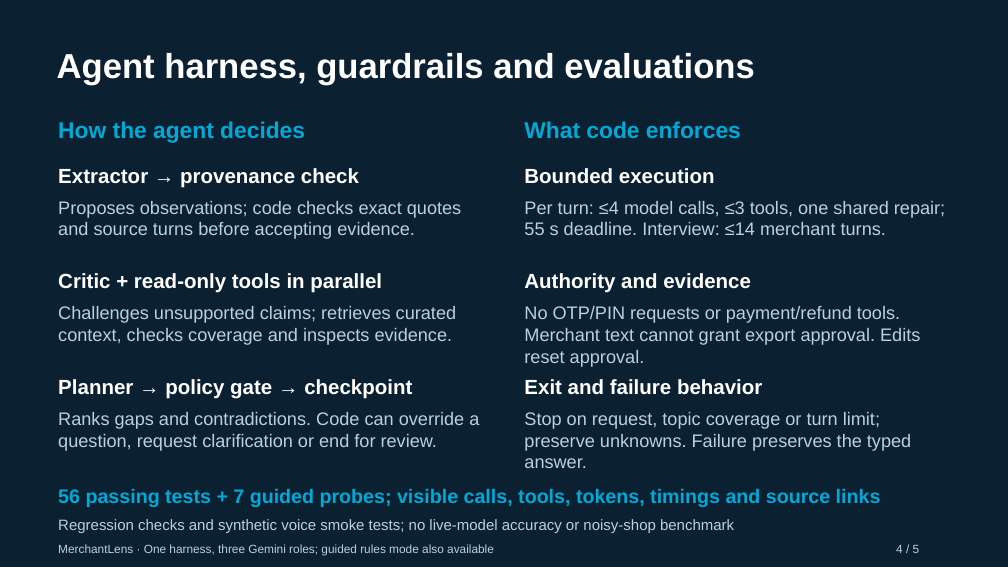
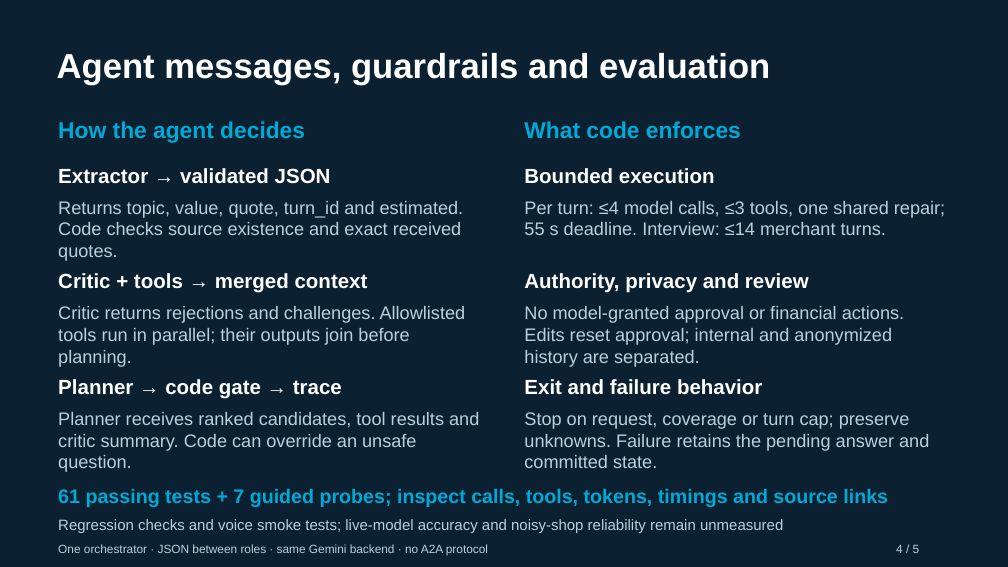
Before and after one commit to gowtham66867/merchantlens-paytm, a slide deck: slide 4 of docs/MerchantLens-Five-Slide-Pitch.pptx. Drawn at 1008x567 pixels with LibreOffice and Linux fonts; fonts in the diff are those of the drawing. Boxes give left, top, right and bottom in pixels: in the first picture for what was removed or moved away, otherwise in the second. Text is boxed around its words. In the diff, an @@ line names an element or a change of style, - is before the commit and + after.

```diff
--- a/docs/MerchantLens-Five-Slide-Pitch.pptx
+++ b/docs/MerchantLens-Five-Slide-Pitch.pptx
@@ text at (x1=57, y1=53, x2=770, y2=85): text changed @@
-Agent harness, guardrails and evaluations
+Agent messages, guardrails and evaluation
@@ text at (x1=58, y1=168, x2=331, y2=184): text changed @@
-Extractor → provenance check
+Extractor → validated JSON
@@ text at (x1=58, y1=201, x2=464, y2=261): text changed @@
-Proposes observations; code checks exact quotes and source turns before accepting evidence.
+Returns topic, value, quote, turn_id and estimated. Code checks source existence and exact received quotes.
@@ text at (x1=58, y1=273, x2=368, y2=293): text changed @@
-Critic + read-only tools in parallel
+Critic + tools → merged context
@@ text at (x1=524, y1=273, x2=809, y2=293): text changed @@
-Authority and evidence
+Authority, privacy and review
@@ text at (x1=58, y1=306, x2=466, y2=367): text changed @@
-Challenges unsupported claims; retrieves curated context, checks coverage and inspects evidence.
+Critic returns rejections and challenges. Allowlisted tools run in parallel; their outputs join before planning.
@@ text at (x1=524, y1=306, x2=904, y2=367): text changed @@
-No OTP/PIN requests or payment/refund tools. Merchant text cannot grant export approval. Edits reset approval.
+No model-granted approval or financial actions. Edits reset approval; internal and anonymized history are separated.
@@ text at (x1=58, y1=379, x2=342, y2=399): text changed @@
-Planner → policy gate → checkpoint
+Planner → code gate → trace
@@ text at (x1=58, y1=412, x2=479, y2=472): text changed @@
-Ranks gaps and contradictions. Code can override a question, request clarification or end for review.
+Planner receives ranked candidates, tool results and critic summary. Code can override an unsafe question.
@@ text at (x1=524, y1=412, x2=929, y2=468): text changed @@
-Stop on request, topic coverage or turn limit; preserve unknowns. Failure preserves the typed answer.
+Stop on request, coverage or turn cap; preserve unknowns. Failure retains the pending answer and committed state.
@@ text at (x1=58, y1=489, x2=888, y2=507): text changed @@
-56 passing tests + 7 guided probes; visible calls, tools, tokens, timings and source links
+61 passing tests + 7 guided probes; inspect calls, tools, tokens, timings and source links
@@ text at (x1=58, y1=519, x2=783, y2=533): text changed @@
-Regression checks and synthetic voice smoke tests; no live-model accuracy or noisy-shop benchmark
+Regression checks and voice smoke tests; live-model accuracy and noisy-shop reliability remain unmeasured
@@ text at (x1=58, y1=544, x2=488, y2=556): text changed @@
-MerchantLens · One harness, three Gemini roles; guided rules mode also available
+One orchestrator · JSON between roles · same Gemini backend · no A2A protocol
```
Also in this commit, not shown: 4 other slides changed, 2 other files.
